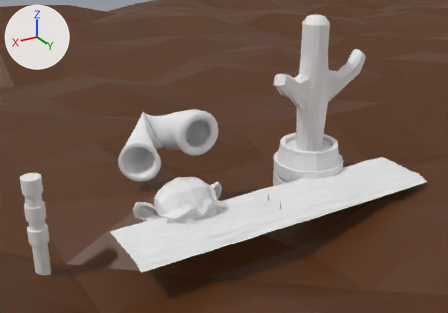
What one commit did to the Blender file Tool/GraduationStage.blend.
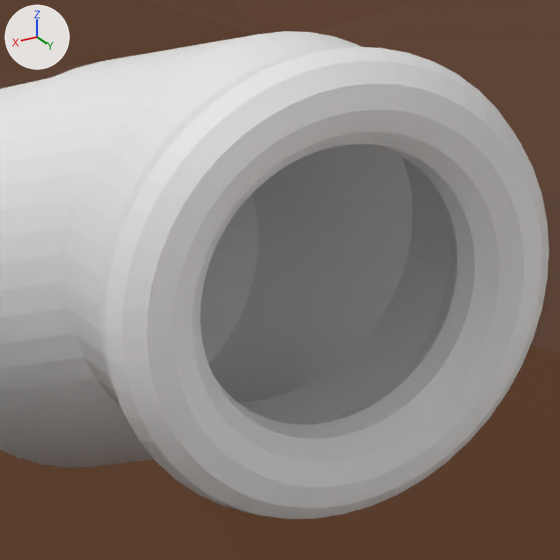
The first picture shows the older version from a 50 mm camera at (461.0, 629.0, 415.0) aimed at (36.0, -80.0, 61.0). The close-ups show the older and then the newer version on the part from 37% to 49% of the width and 34% to 51% of the height of that picture. Only the edits that show in the close-ups are written down. The axes (+X, +Y, +Z) are drawn at upper left. The lights are the same throughout. The same objects are shown in both versions, whatever each file hides.

Names of what the first close-up shows: 'グリッド', '円柱'.
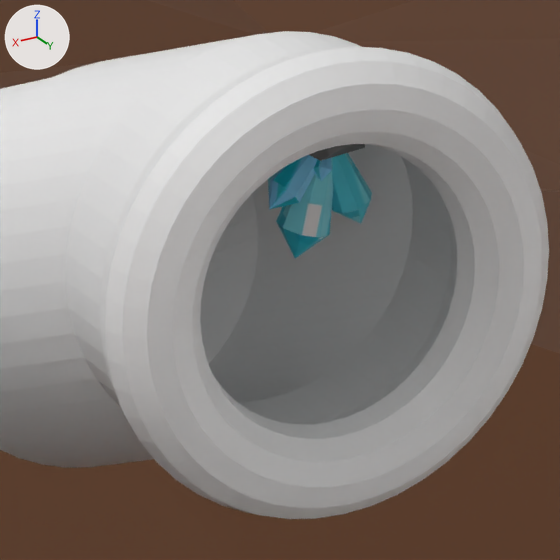
What differs and where, as boxes (x1, y1, x2, y2) in the close-ups (560 x 560 px):
'Crystal.003', added (cyan): after (268, 144, 372, 258)

The change in detail:
Object 'Crystal.003' (ob_crystal_003) is new; it shows a copy of the mesh of ob_crystal.
Its location is (46.3, -139.8, 101.8).
Its rotation in degrees is (194, -6.2, -79).
Its scale is (2.75, 2.75, 2.75).
